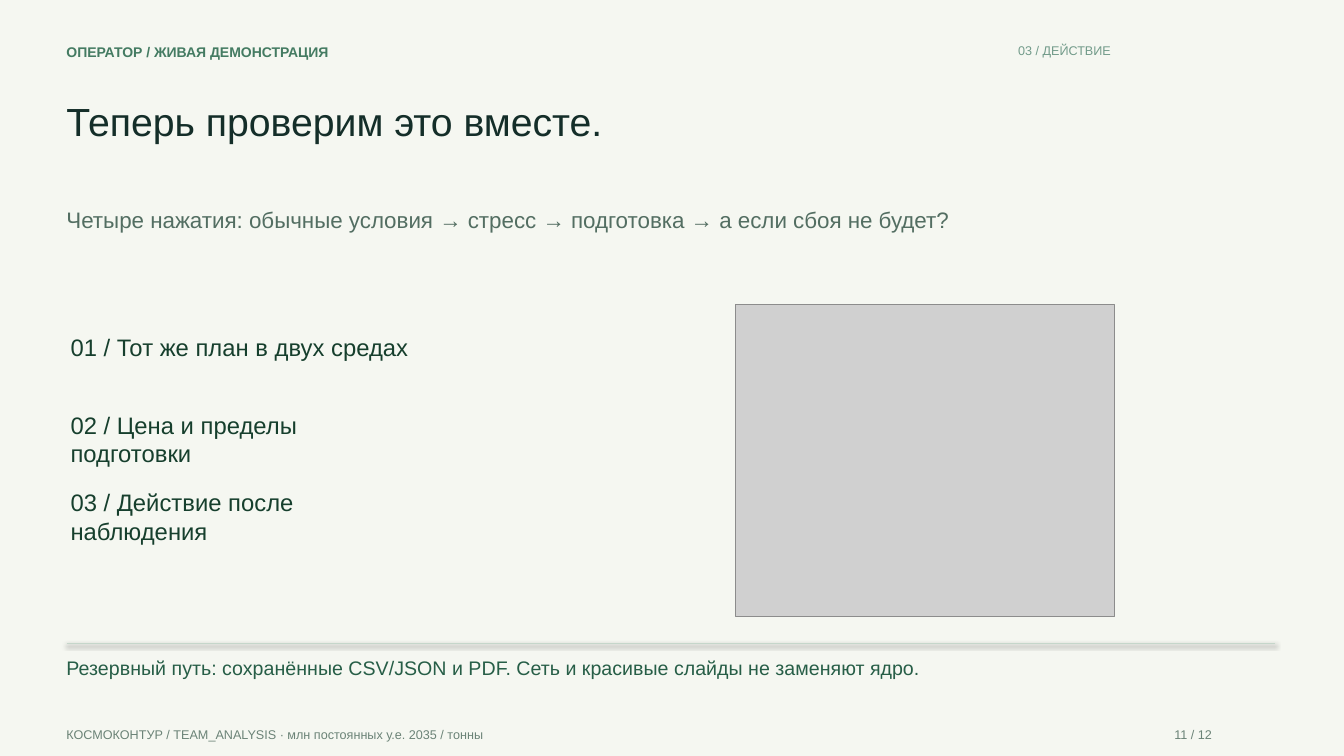
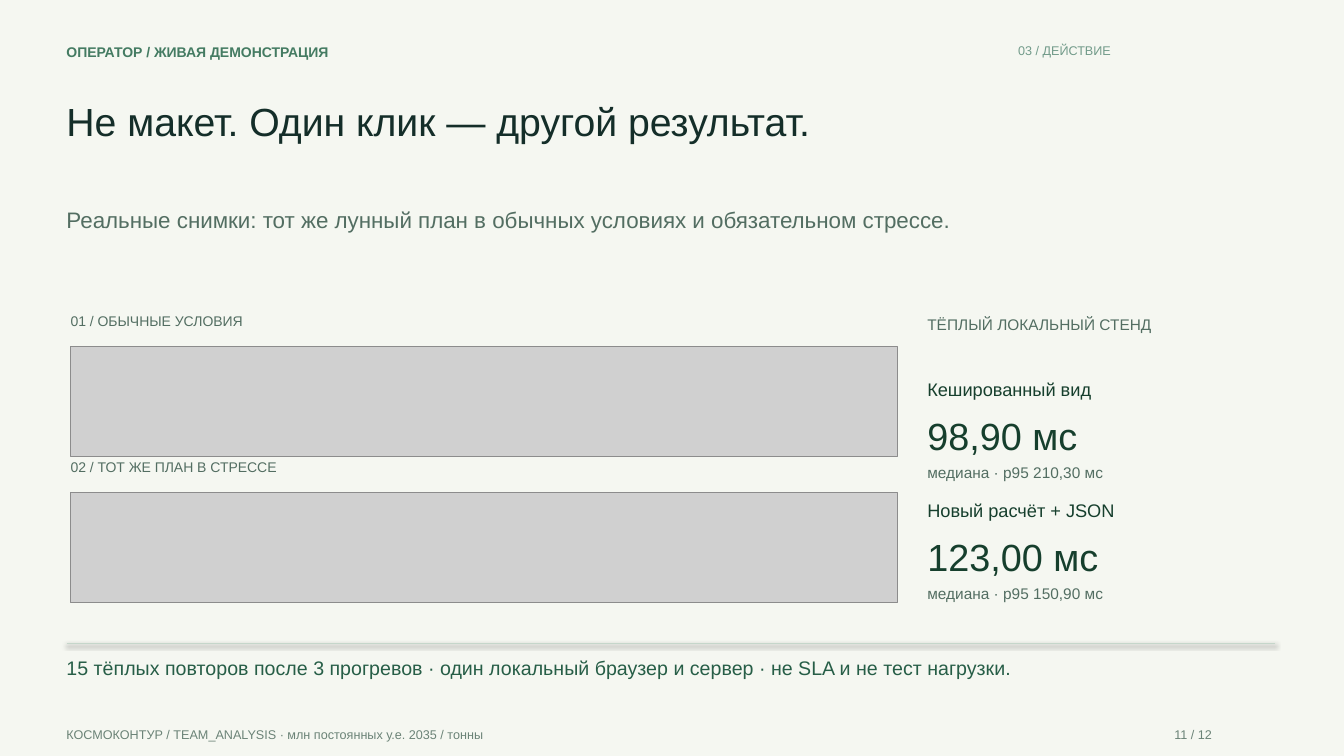
Before and after one commit to overbaffe1/CosmoH, a slide deck: slide 11 of solutions/fuel-contour/docs/PRESENTATION.pptx. Drawn at 1344x756 pixels with LibreOffice and Linux fonts; fonts in the diff are those of the drawing; grey boxes stand for pictures. Boxes give left, top, right and bottom in pixels: in the first picture for what was removed or moved away, otherwise in the second. Text is boxed around its words. In the diff, an @@ line names an element or a change of style, - is before the commit and + after.

```diff
--- a/solutions/fuel-contour/docs/PRESENTATION.pptx
+++ b/solutions/fuel-contour/docs/PRESENTATION.pptx
@@ text at [66, 107, 810, 144]: text changed @@
-Теперь проверим это вместе.
+Не макет. Один клик — другой результат.
@@ text at [66, 211, 950, 233]: text changed @@
-Четыре нажатия: обычные условия → стресс → подготовка → а если сбоя не будет?
+Реальные снимки: тот же лунный план в обычных условиях и обязательном стрессе.
@@ text added at [71, 316, 243, 326], 10 pt, text #536E62 @@
+01 / ОБЫЧНЫЕ УСЛОВИЯ
@@ picture removed at [736, 304, 1115, 617] @@
@@ text added at [927, 318, 1151, 333], 11 pt, text #536E62 @@
+ТЁПЛЫЙ ЛОКАЛЬНЫЙ СТЕНД
@@ picture added at [71, 347, 897, 457] @@
@@ text added at [927, 382, 1091, 400], 13 pt, text #163F2D @@
+Кешированный вид
@@ text removed at [71, 417, 297, 467] @@
-02 / Цена и пределы подготовки
@@ text added at [927, 423, 1077, 455], 27 pt, text #163F2D @@
+98,90 мс
@@ text at [71, 462, 276, 472]: text changed; size 17 to 10 pt; text colour #163F2D to #536E62 @@
-01 / Тот же план в двух средах
+02 / ТОТ ЖЕ ПЛАН В СТРЕССЕ
@@ text added at [927, 467, 1103, 481], 11 pt, text #536E62 @@
+медиана · p95 210,30 мс
@@ text removed at [71, 493, 293, 545] @@
-03 / Действие после наблюдения
@@ picture added at [71, 493, 897, 603] @@
@@ text added at [927, 503, 1114, 521], 13 pt, text #163F2D @@
+Новый расчёт + JSON
@@ text added at [927, 544, 1098, 576], 27 pt, text #163F2D @@
+123,00 мс
@@ text added at [927, 588, 1103, 602], 11 pt, text #536E62 @@
+медиана · p95 150,90 мс
@@ text at [66, 660, 1010, 679]: text changed @@
-Резервный путь: сохранённые CSV/JSON и PDF. Сеть и красивые слайды не заменяют ядро.
+15 тёплых повторов после 3 прогревов · один локальный браузер и сервер · не SLA и не тест нагрузки.
```
Also in this commit, not shown: 1 slide added, 1 slide removed, 40 other files.
